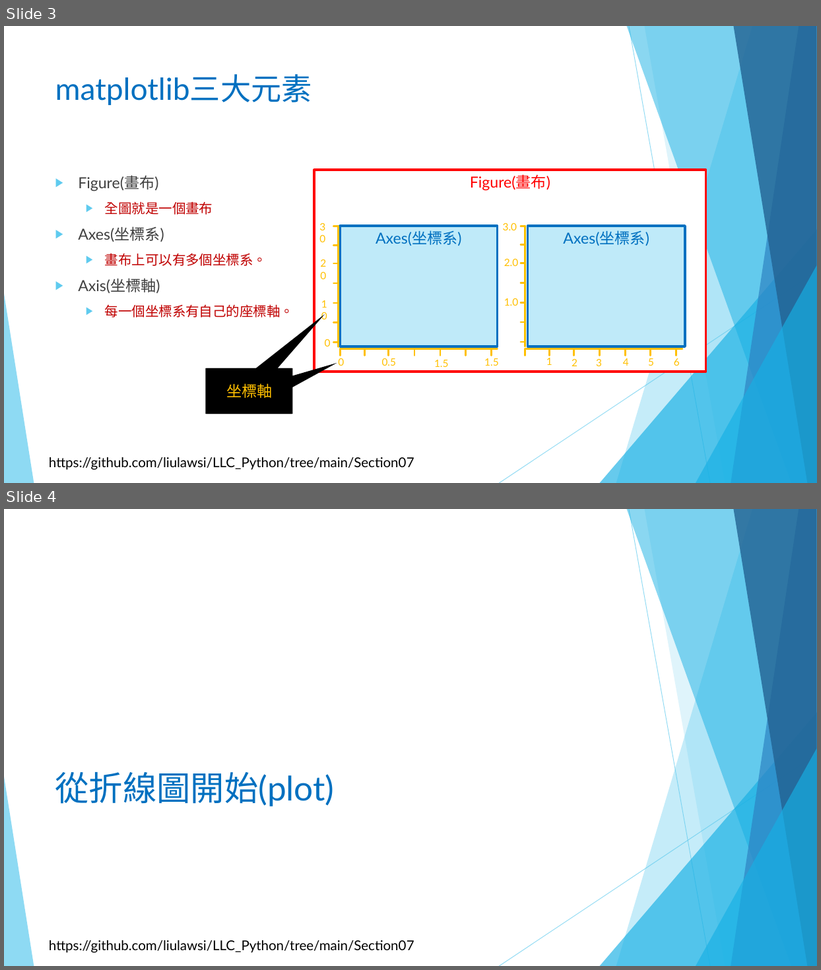
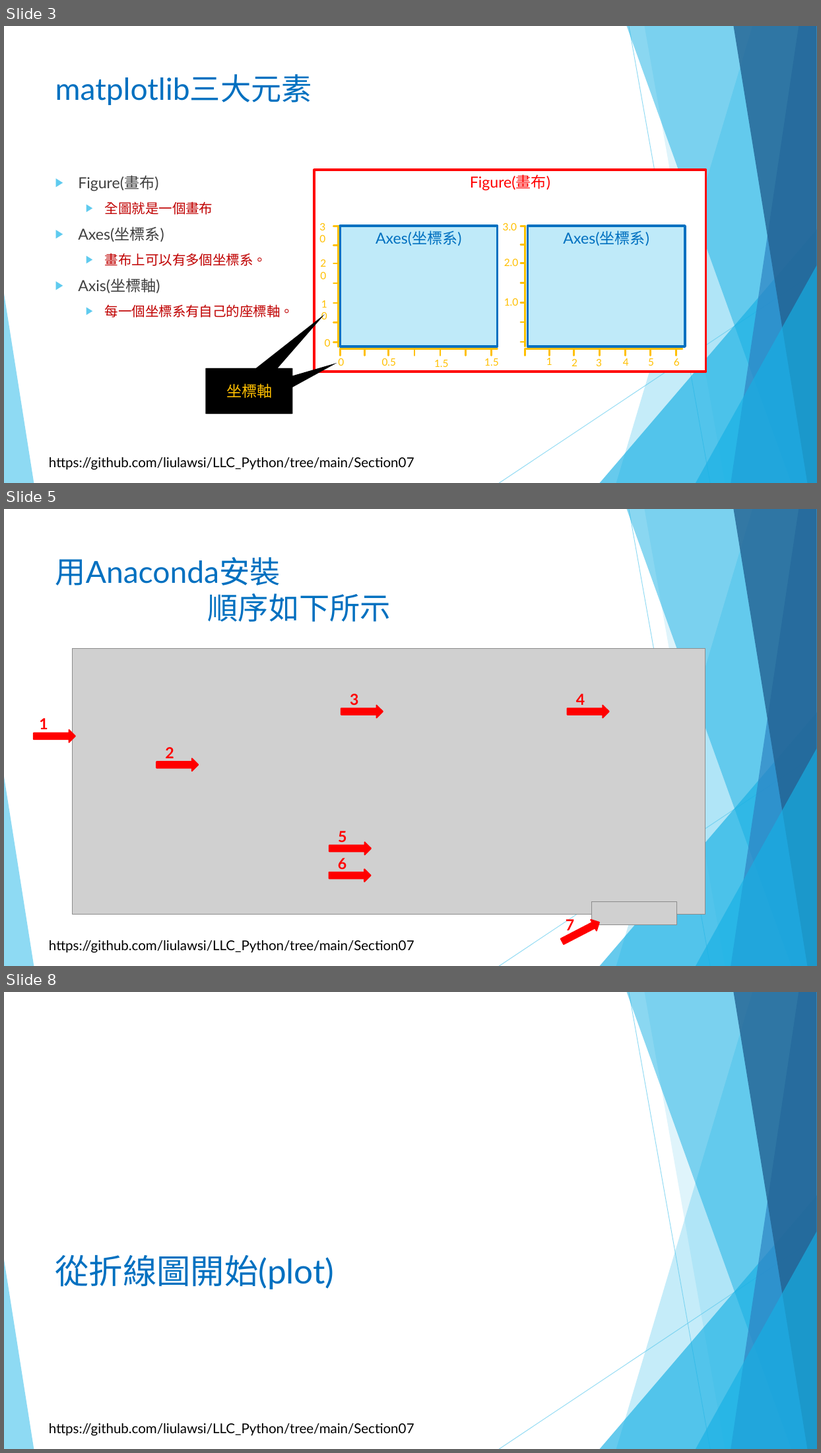
Before and after one commit to liulawsi/My_PPTs, a slide deck: LCC/Python/數據圖表_matplotlib模組入門.pptx. Shown one above the other, each under a label of ours: slides 3 and 4 before the commit, slides 3, 5 and 8 after it; the slides between them are not shown. The pictures are 821x970 and 821x1453 pixels, drawn with LibreOffice and Linux fonts; fonts in the diff are those of the drawing; grey boxes stand for pictures; background and template pictures are left out. Boxes give left, top, right and bottom in pixels: in the first picture for what was removed or moved away, otherwise in the second. Text is boxed around its words. In the diff, an @@ line names an element or a change of style, - is before the commit and + after.

```diff
--- a/LCC/Python/數據圖表_matplotlib模組入門.pptx
+++ b/LCC/Python/數據圖表_matplotlib模組入門.pptx
@@ slide 5 added at (x1=4, y1=509, x2=817, y2=966), background #FFFFFF; not listed: 11 template elements that a slide beside it also shows @@
@@ title added at (x1=55, y1=557, x2=391, y2=622), 36 pt, text #0070C0 @@
+用Anaconda安裝
+順序如下所示
@@ picture added at (x1=73, y1=649, x2=706, y2=915) @@
@@ right arrow added at (x1=341, y1=706, x2=383, y2=718), fill #FF0000, outline #FF0000 1.5 pt @@
@@ text added at (x1=350, y1=694, x2=358, y2=709), 18 pt, text #FF0000, bold @@
+3
@@ right arrow added at (x1=568, y1=706, x2=609, y2=718), fill #FF0000, outline #FF0000 1.5 pt @@
@@ text added at (x1=576, y1=694, x2=585, y2=709), 18 pt, text #FF0000, bold @@
+4
@@ text added at (x1=39, y1=718, x2=48, y2=733), 18 pt, text #FF0000, bold @@
+1
@@ right arrow added at (x1=34, y1=730, x2=75, y2=743), fill #FF0000, outline #FF0000 1.5 pt @@
@@ right arrow added at (x1=156, y1=758, x2=198, y2=771), fill #FF0000, outline #FF0000 1.5 pt @@
@@ text added at (x1=165, y1=747, x2=174, y2=762), 18 pt, text #FF0000, bold @@
+2
@@ right arrow added at (x1=330, y1=843, x2=371, y2=855), fill #FF0000, outline #FF0000 1.5 pt @@
@@ text added at (x1=338, y1=831, x2=347, y2=846), 18 pt, text #FF0000, bold @@
+5
@@ text added at (x1=338, y1=858, x2=347, y2=873), 18 pt, text #FF0000, bold @@
+6
@@ right arrow added at (x1=329, y1=869, x2=370, y2=883), fill #FF0000, outline #FF0000 1.5 pt @@
@@ picture added at (x1=591, y1=902, x2=677, y2=925) @@
@@ right arrow added at (x1=560, y1=918, x2=603, y2=948), fill #FF0000, outline #FF0000 1.5 pt @@
@@ text added at (x1=566, y1=917, x2=574, y2=934), 18 pt, text #FF0000, bold @@
+7
@@ what was slide 4 is now slide 8 @@
```
Also in this commit, not shown: 1 slide changed, 3 other slides added, 1 other file.
